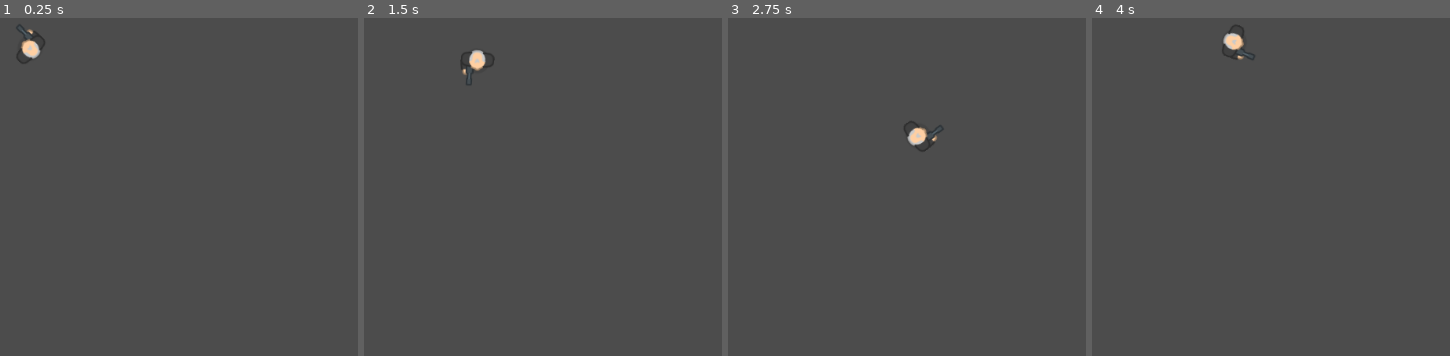
Above: before the commit, frames 1-4 (left to right).
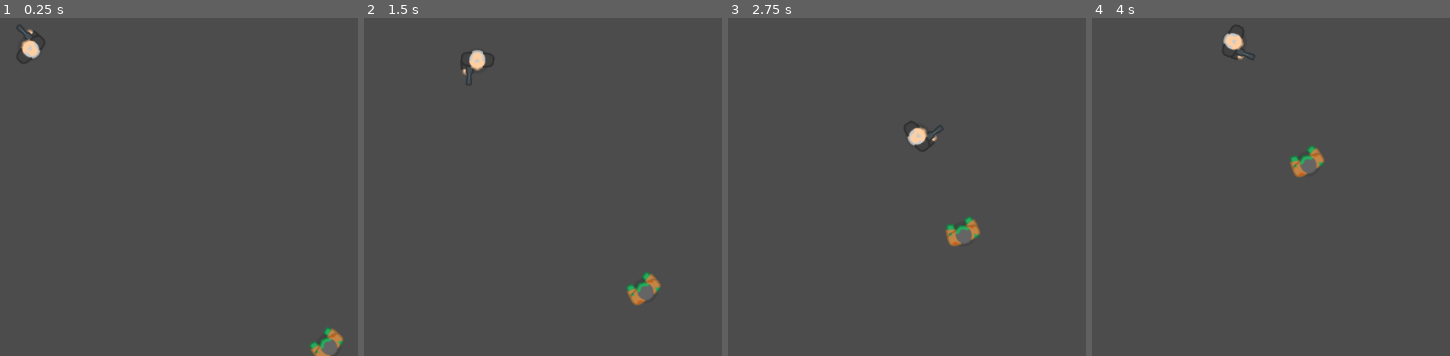
Above: after the commit, the same moments.

Repository: oscaralonsob/gdZombieSurvivors
Game: Godot game, scene res://game.tscn
The game is run twice, just before and just after one commit, with the same random seed, the same clock (stepped at 60 frames per second) and the same inputs.
Inputs (mouse positions are in pixels of both pictures, inside the frame that each line leads up to):
- Up to frame 1 (0.25 s): no input
- Up to frame 2 (1.5 s): move the mouse to (outside the picture) at 0.52 s; hold Right (ui_right) 0.53-1.28 s; move the mouse to (471, 146) at 1.27 s; hold Down (ui_down) from 1.28 s (still down)
- Up to frame 3 (2.75 s): move the mouse to (1075, 18) at 2.02 s; release Down (ui_down) at 2.03 s; hold Right (ui_right) from 2.03 s (still down)
- Up to frame 4 (4 s): move the mouse to (1321, 214) at 2.77 s; release Right (ui_right) at 2.78 s; hold Up (ui_up) 2.78-3.53 s; move the mouse to (outside the picture) at 3.52 s; hold Left (ui_left) from 3.53 s (still down)

The runs differ from the first frame. In frame 1, 0.5% of the frame differs, in the area x 86-97%, y 91-100%; in frame 2, 0.5%, in the area x 73-83%, y 75-85%; in frame 3, 0.5%; in frame 4, 0.5%.

Commit message:
feat: added bullet and damage to zombies

Diff:
--- a/godot/bullet/scene/Bullet.gd
+++ b/godot/bullet/scene/Bullet.gd
@@ -2,6 +2,9 @@
 
 
 const SPEED = 300
+
+# TODO: not constant in some moment
+const DMG = 10
 
 
 func _ready() -> void:
@@ -13,4 +16,14 @@
 
 
 func _process_movement(delta: float) -> void:
-	var collision_info = move_and_collide(global_transform.x * SPEED * delta)
+	var collision_info: KinematicCollision2D  = move_and_collide(global_transform.x * SPEED * delta)
+
+	if collision_info != null:
+		_execute_collision(collision_info)
+
+
+func _execute_collision(collision: KinematicCollision2D ) -> void:
+	if collision.collider.has_method("recieve_damage"):
+		collision.collider.recieve_damage(DMG)
+
+	queue_free()
--- a/godot/game.tscn
+++ b/godot/game.tscn
@@ -1,9 +1,13 @@
-[gd_scene load_steps=3 format=2]
+[gd_scene load_steps=4 format=2]
 
 [ext_resource path="res://bullet/script/Bullet.tscn" type="PackedScene" id=1]
 [ext_resource path="res://player/scene/Player.tscn" type="PackedScene" id=2]
+[ext_resource path="res://zombie/scene/Zombie.tscn" type="PackedScene" id=3]
 
-[node name="Node2D" type="Node2D"]
+[node name="Scene" type="Node2D"]
 
 [node name="Player" parent="." instance=ExtResource( 2 )]
 bullet_scene = ExtResource( 1 )
+
+[node name="Zombie" parent="." instance=ExtResource( 3 )]
+position = Vector2( 600, 600 )
--- /dev/null
+++ b/godot/zombie/scene/Zombie.tscn
@@ -0,0 +1,31 @@
+[gd_scene load_steps=6 format=2]
+
+[ext_resource path="res://zombie/asset/zoimbie1_walk.png" type="Texture" id=1]
+[ext_resource path="res://zombie/asset/zoimbie1_stand.png" type="Texture" id=2]
+[ext_resource path="res://zombie/script/Zombie.gd" type="Script" id=3]
+
+[sub_resource type="SpriteFrames" id=1]
+animations = [ {
+"frames": [ ExtResource( 1 ) ],
+"loop": true,
+"name": "Walk",
+"speed": 5.0
+}, {
+"frames": [ ExtResource( 2 ) ],
+"loop": true,
+"name": "Idle",
+"speed": 5.0
+} ]
+
+[sub_resource type="CapsuleShape2D" id=2]
+
+[node name="Zombie" type="KinematicBody2D"]
+position = Vector2( 400, 400 )
+script = ExtResource( 3 )
+
+[node name="AnimatedSprite" type="AnimatedSprite" parent="."]
+frames = SubResource( 1 )
+animation = "Walk"
+
+[node name="CollisionShape2D" type="CollisionShape2D" parent="."]
+shape = SubResource( 2 )
--- /dev/null
+++ b/godot/zombie/script/Zombie.gd
@@ -0,0 +1,38 @@
+extends KinematicBody2D
+
+
+const SPEED: int = 75
+const HEALTH: int = 40
+const KNOCK_BACK_FORCE: int = 30
+
+
+var _current_health: int = HEALTH
+
+
+# TODO: Do not like this tbh
+onready var target: KinematicBody2D = get_tree().get_root().get_node("Scene").get_node("Player")
+
+
+func _physics_process(_delta: float) -> void:
+	_process_movement(_delta)
+
+
+func _process_movement(delta: float) -> void:
+	var direction: Vector2 = (target.global_position - global_position).normalized()
+	var collision_info = move_and_collide(direction * SPEED * delta)
+
+	look_at(target.global_position)
+
+
+func _knock_back() -> void:
+	var direction: Vector2 = (global_position - target.global_position).normalized()
+	var collision_info = move_and_collide(direction * KNOCK_BACK_FORCE)
+
+
+func recieve_damage(damage: int) -> void:
+	_current_health -= damage
+
+	if _current_health <= 0:
+		queue_free()
+	else:
+		_knock_back()
Binary file added: godot/zombie/asset/zoimbie1_stand.png
Not shown, added: godot/zombie/asset/zoimbie1_stand.png.import
Binary file added: godot/zombie/asset/zoimbie1_walk.png
Not shown, added: godot/zombie/asset/zoimbie1_walk.png.import
